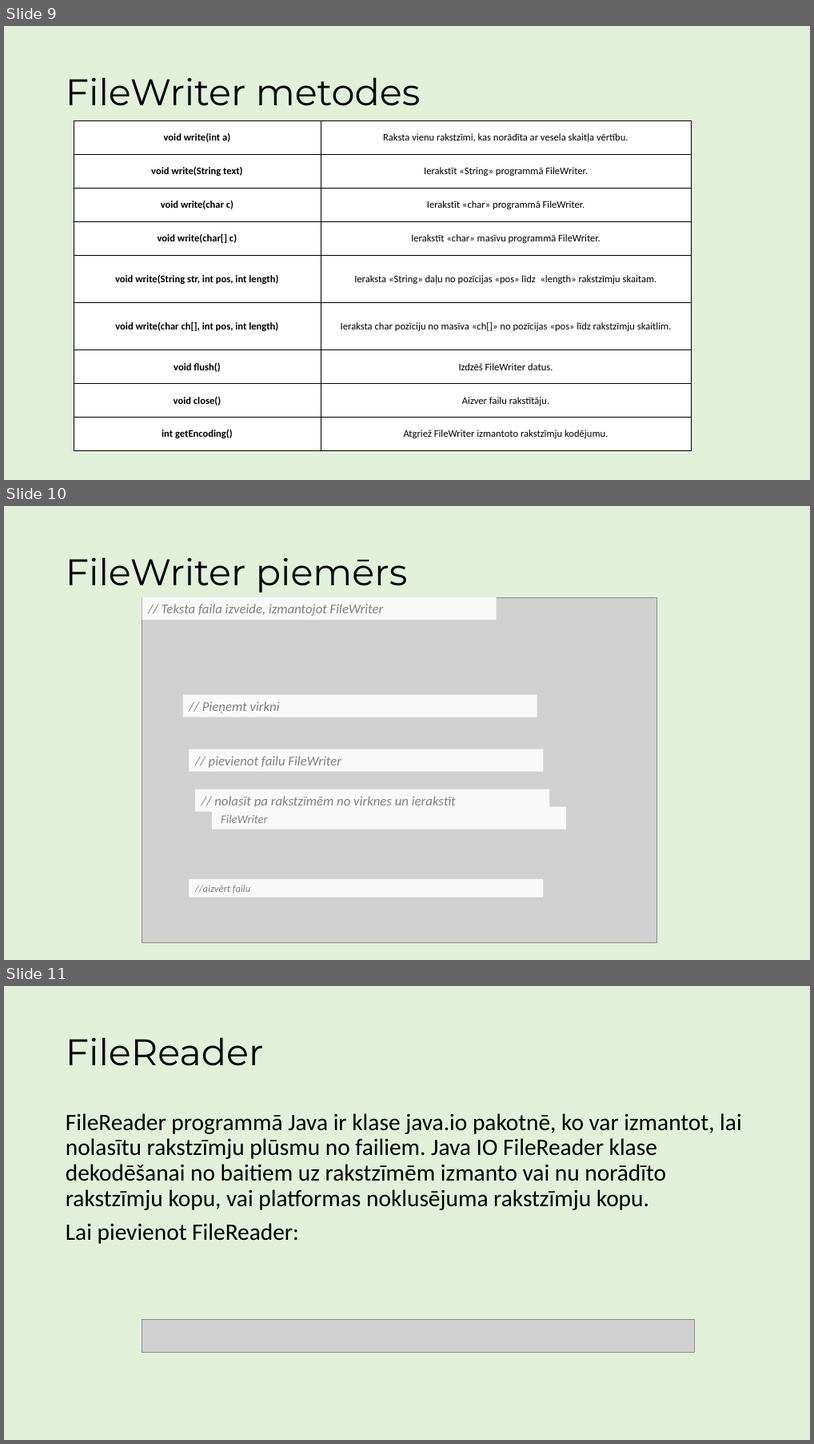
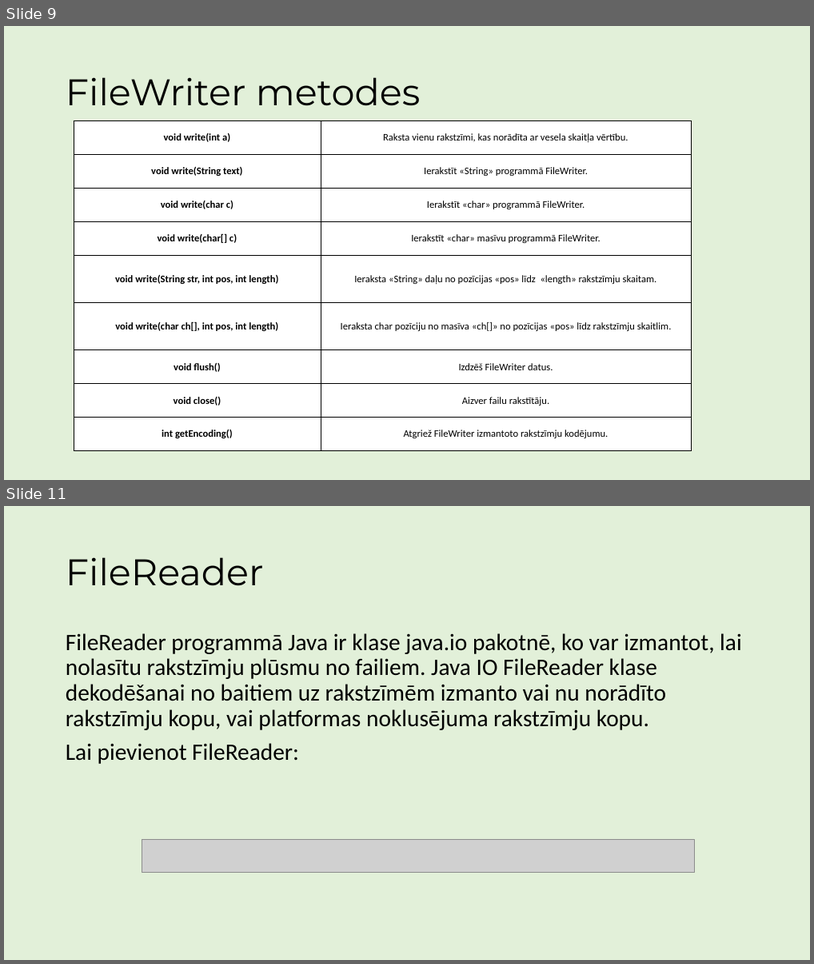
Before and after one commit to ricciss/TekstaDatnes, a slide deck: MacibuMaterials.pptx. Shown one above the other, each under a label of ours: slides 9, 10 and 11 before the commit, slides 9 and 11 after it; the slides between them are not shown. The pictures are 814x1444 and 814x964 pixels, drawn with LibreOffice and Linux fonts; fonts in the diff are those of the drawing; grey boxes stand for pictures. Boxes give left, top, right and bottom in pixels: in the first picture for what was removed or moved away, otherwise in the second. Text is boxed around its words. In the diff, an @@ line names an element or a change of style, - is before the commit and + after.

```diff
--- a/MacibuMaterials.pptx
+++ b/MacibuMaterials.pptx
@@ slide 10 removed at (4,506,810,960), background #E2F0D9 @@
@@ title removed at (66,557,408,592) @@
-FileWriter piemērs
@@ picture removed at (142,597,658,943) @@
@@ rectangle removed at (142,597,497,620) @@
-// Teksta faila izveide, izmantojot FileWriter
@@ rectangle removed at (183,695,538,717) @@
-// Pieņemt virkni
@@ rectangle removed at (189,749,544,772) @@
-// pievienot failu FileWriter
@@ rectangle removed at (195,789,550,812) @@
-// nolasīt pa rakstzīmēm no virknes un ierakstīt
@@ rectangle removed at (212,807,566,829) @@
-FileWriter
@@ rectangle removed at (189,879,544,896) @@
-//aizvērt failu
```
Also in this commit, not shown: 1 slide changed, 7 slides added.
